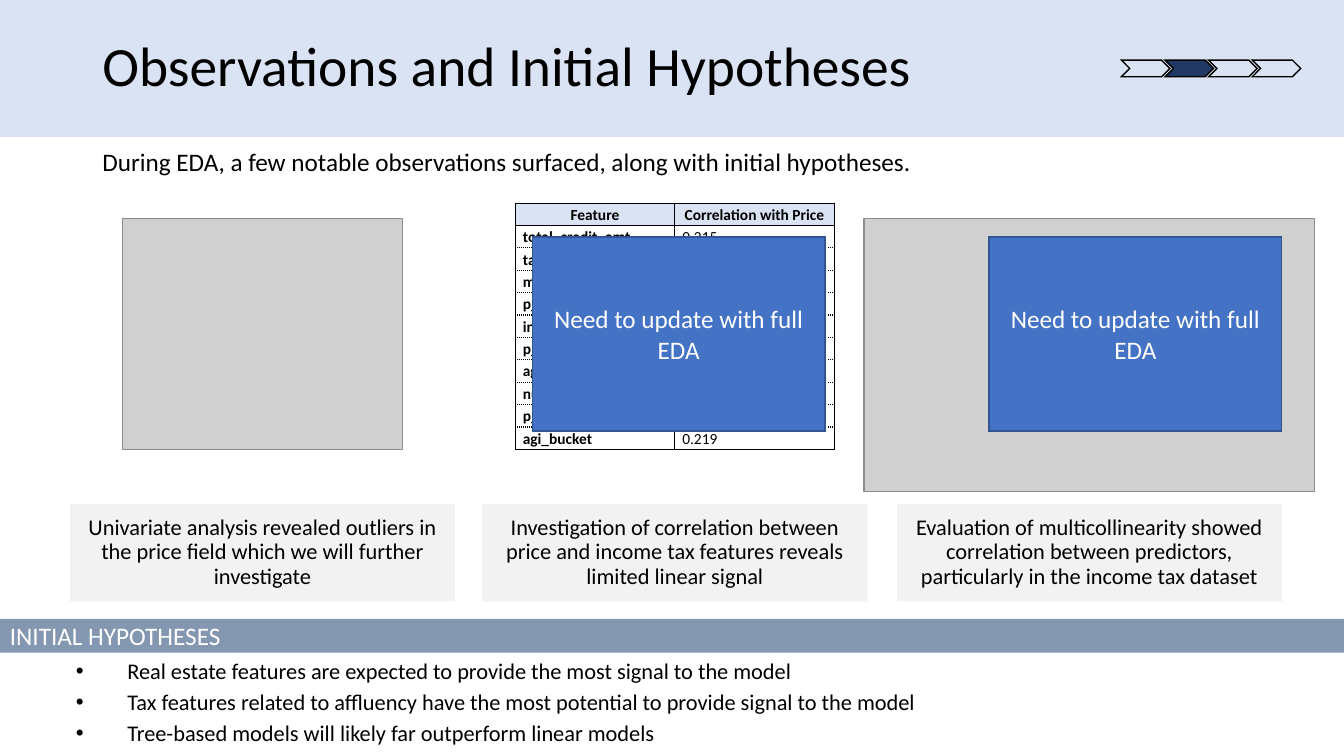
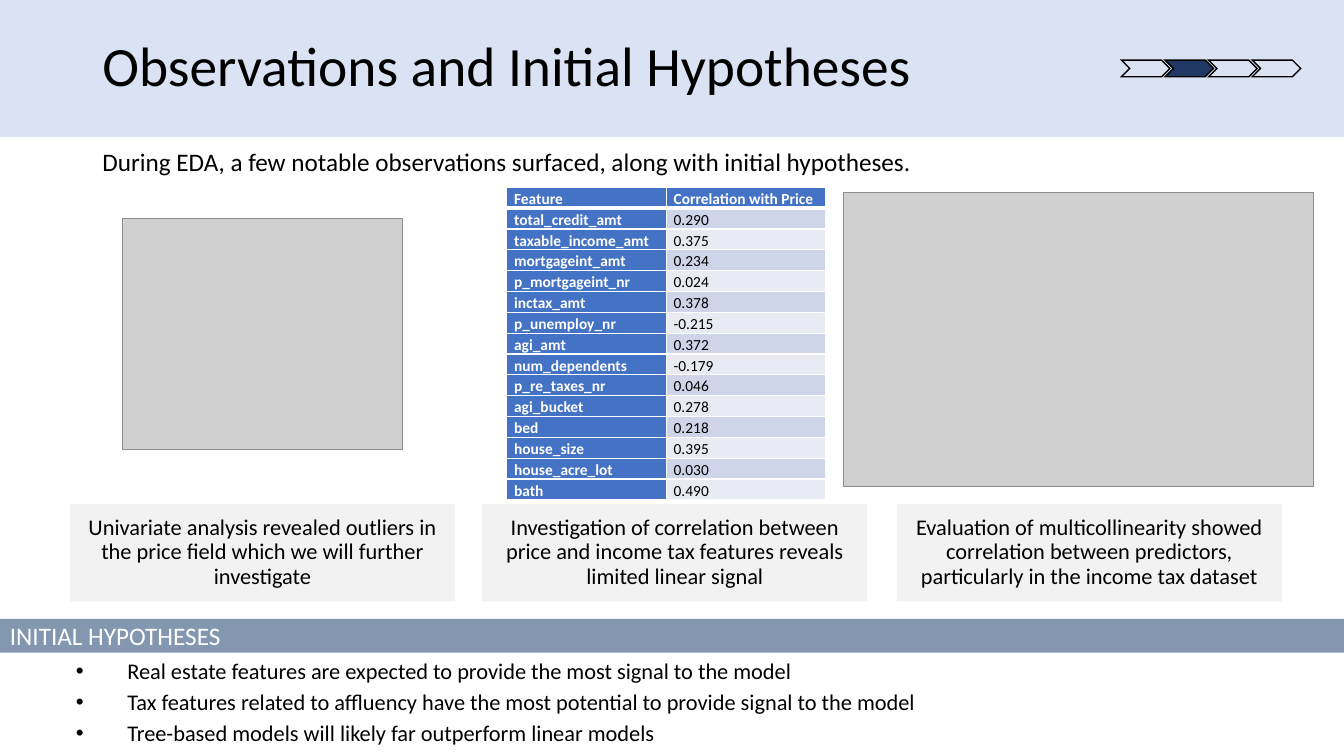
Before and after one commit to david-firrin/Real-Estate-Price-Prediction-With-Income-Tax-Data, a slide deck: slide 2 of Final Presentation Slides/team48finalpresentation_ashwin.pptx. Drawn at 1344x756 pixels with LibreOffice and Linux fonts; fonts in the diff are those of the drawing; grey boxes stand for pictures. Boxes give left, top, right and bottom in pixels: in the first picture for what was removed or moved away, otherwise in the second. Text is boxed around its words. In the diff, an @@ line names an element or a change of style, - is before the commit and + after.

Commit message:
Updated Ashwin's PPT and added Presentation MP4

```diff
--- a/Final Presentation Slides/team48finalpresentation_ashwin.pptx
+++ b/Final Presentation Slides/team48finalpresentation_ashwin.pptx
@@ table at (507,188,826,504) @@
-row 2: total_credit_amt | 0.215
-row 3: taxable_income_amt | 0.292
-row 4: mortgageint_amt | 0.174
-row 5: p_mortgageint_nr | 0.020
-row 6: inctax_amt | 0.292
-row 7: p_unemploy_nr | -0.176
-row 8: agi_amt | 0.288
-row 9: num_dependents | -0.144
-row 10: p_re_taxes_nr | 0.032
-row 11: agi_bucket | 0.219
+row 2: total_credit_amt | 0.290
+row 3: taxable_income_amt | 0.375
+row 4: mortgageint_amt | 0.234
+row 5: p_mortgageint_nr | 0.024
+row 6: inctax_amt | 0.378
+row 7: p_unemploy_nr | -0.215
+row 8: agi_amt | 0.372
+row 9: num_dependents | -0.179
+row 10: p_re_taxes_nr | 0.046
+row 11: agi_bucket | 0.278
+row 12: bed | 0.218
+row 13: house_size | 0.395
+row 14: house_acre_lot | 0.030
+row 15: bath | 0.490
@@ table: place and size @@
-table at (515,204,834,451)
+table at (507,188,826,504)
@@ picture: place and size @@
-picture at (864,219,1315,492)
+picture at (844,193,1314,487)
@@ rectangle removed at (532,237,825,432) @@
-Need to update with full EDA
@@ rectangle removed at (989,237,1281,432) @@
-Need to update with full EDA
```
Also in this commit, not shown: 2 other files.
